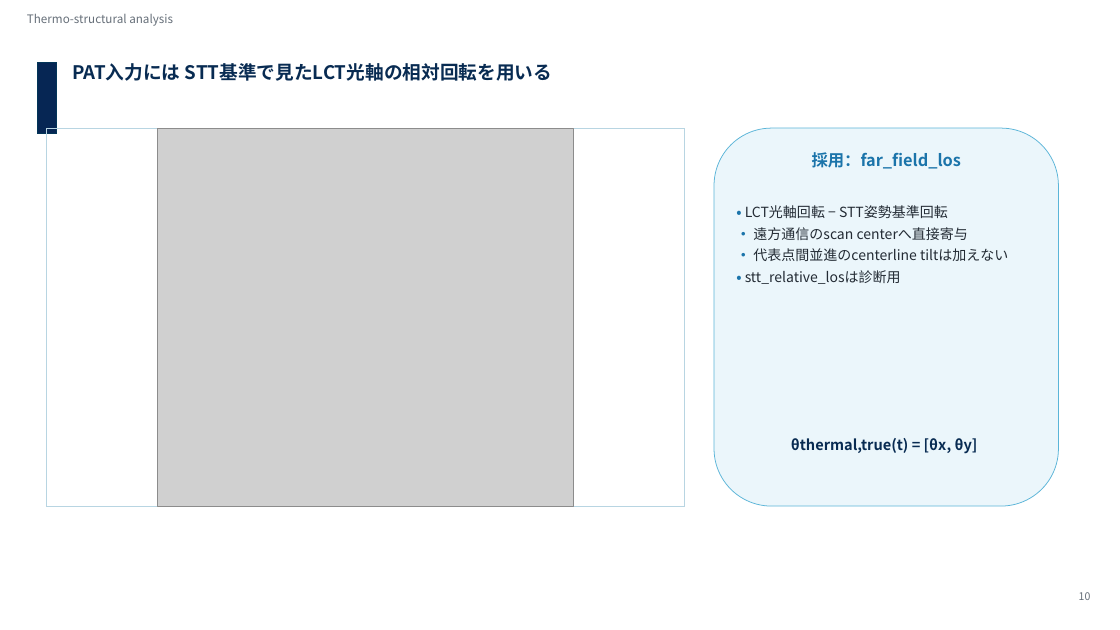
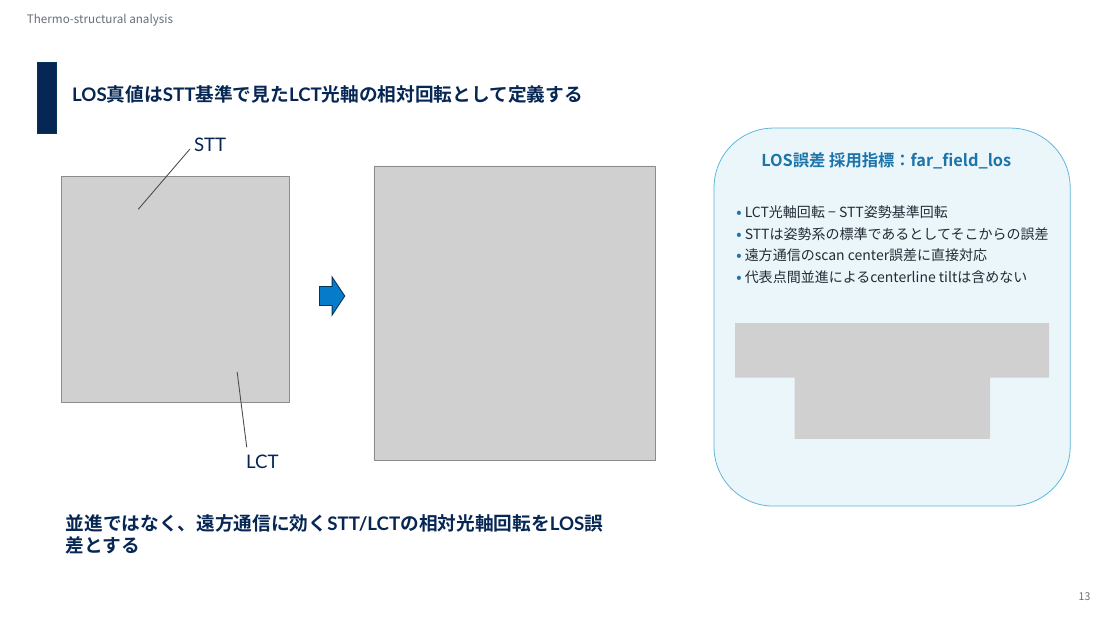
Before and after one commit to Hideki-1029/thermal-deformation-optcomm, a slide deck: slide 12 of papers/seminar/20260721_optcommrg_takamoto_v3_issl.pptx (slide 10 before the commit). Drawn at 1120x630 pixels with LibreOffice and Linux fonts; fonts in the diff are those of the drawing; grey boxes stand for pictures; background and template pictures are left out. Boxes give left, top, right and bottom in pixels: in the first picture for what was removed or moved away, otherwise in the second. Text is boxed around its words. In the diff, an @@ line names an element or a change of style, - is before the commit and + after.

```diff
--- a/papers/seminar/20260721_optcommrg_takamoto_v3_issl.pptx
+++ b/papers/seminar/20260721_optcommrg_takamoto_v3_issl.pptx
@@ text at box(72, 86, 583, 103): text changed; font Noto Sans CJK JP to Lato; text colour #082B52 to #062654 @@
-PAT入力には STT基準で見たLCT光軸の相対回転を用いる
+LOS真値はSTT基準で見たLCT光軸の相対回転として定義する
@@ rectangle removed at box(46, 128, 685, 506) @@
@@ line added from (190, 149) to (138, 209), #4B4B4B 1.5 pt @@
@@ picture removed at box(158, 128, 573, 506) @@
@@ text added at box(194, 137, 226, 151), 32 pt, text #062654 @@
+STT
@@ rounded rectangle: place and size @@
-rounded rectangle at box(714, 128, 1059, 506)
+rounded rectangle at box(714, 128, 1070, 506)
@@ picture added at box(61, 176, 289, 403) @@
@@ picture added at box(374, 166, 656, 460) @@
@@ text at box(761, 152, 1011, 169): text changed @@
-採用：far_field_los
+LOS誤差 採用指標：far_field_los
@@ text at box(745, 227, 1049, 283): text changed @@
-• 遠方通信のscan centerへ直接寄与
-• 代表点間並進のcenterline tiltは加えない
-• stt_relative_losは診断用
+• STTは姿勢系の標準であるとしてそこからの誤差
+• 遠方通信のscan center誤差に直接対応
+• 代表点間並進によるcenterline tiltは含めない
@@ right arrow added at box(320, 277, 345, 315), fill #067BCA, outline #033659 1.5 pt @@
@@ picture added at box(735, 323, 1049, 378) @@
@@ line added from (237, 372) to (247, 447), #4B4B4B 1.5 pt @@
@@ picture added at box(795, 366, 991, 439) @@
@@ text removed at box(791, 438, 978, 454) @@
-θthermal,true(t) = [θx, θy]
@@ text added at box(246, 454, 278, 468), 32 pt, text #062654 @@
+LCT
@@ text added at box(66, 514, 603, 532), 32 pt, text #062654, bold @@
+並進ではなく、遠方通信に効くSTT/LCTの相対光軸回転をLOS誤差とする
@@ text at box(1079, 592, 1091, 600): text changed @@
-10
+13
```
Also in this commit, not shown: 12 other slides changed, 2 slides added, 3 slides removed, 1 other file.
